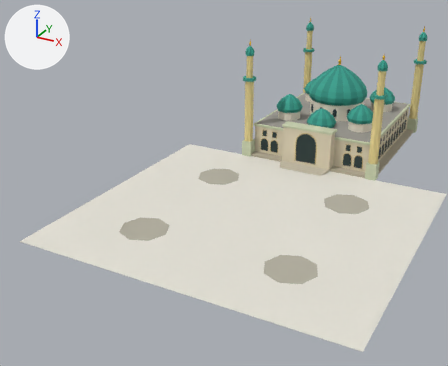
One commit to the glTF model public/models/landmark/an-nur-lod0.glb: the scene before it, then after it.
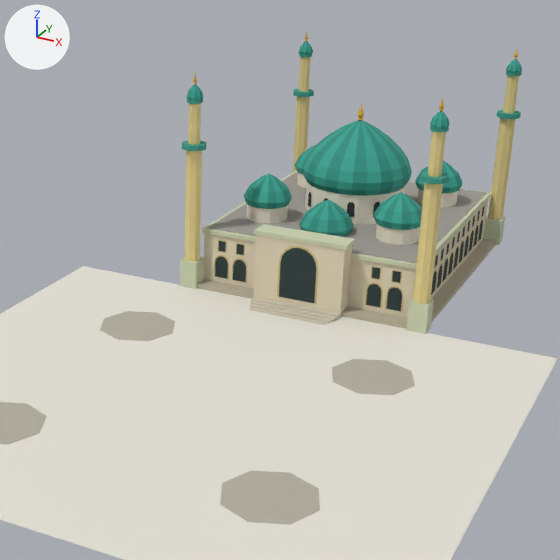
Old and new are each drawn whole from a camera (50 mm lens) standing at (91.0, -276.0, 103.0) and looking at (-19.0, -76.0, 3.0) and again close up on the part from 32% to 100% of the width and 0% to 83% of the height. Arrows for +X, +Y and +Z are at upper left; the lights stay in place. The first two pictures are the older version. Vertices at exactly the same position are counted once.

The scene before the commit, as lines of its bpy script (objects in view):
```python
me_annur_lod0 = bpy.data.meshes.new('AnNur_LOD0')
me_annur_lod0.from_pydata(...)  # 2543 vertices, 3024 faces; spans x -60.0..60.0, y -146.0..38.0, z 0.0..53.0
me_annur_lod0.materials.append(mat_annur_warna)
ob_annur_lod0 = bpy.data.objects.new('AnNur_LOD0', me_annur_lod0)
ob_annur_lod0.location = (0.0, 0.0, 0.0)
```
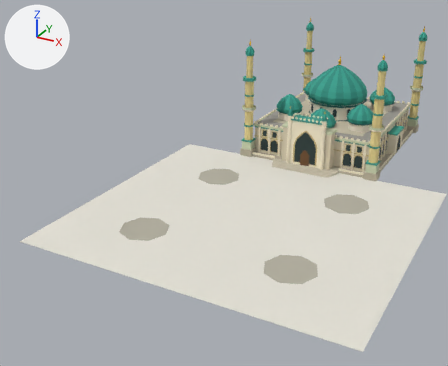
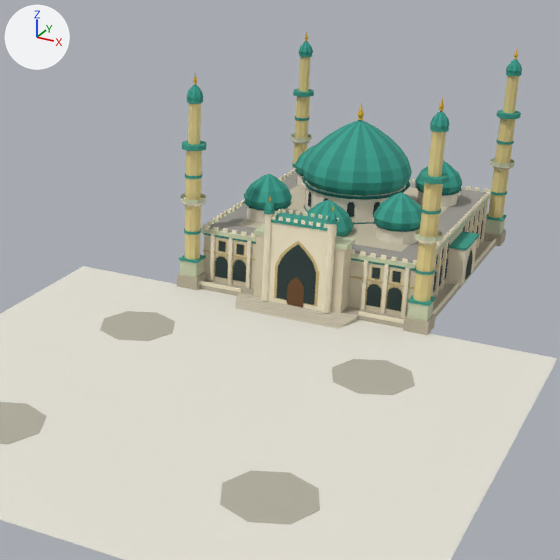
Commit message: feat(landmark): model Masjid An-Nur dibentuk ulang mengikuti gambar rujukan Flow + pohon kota lebih lebat

Where the change shows, as pixel boxes [x1, y1, x2, y2] in the close-ups (560 x 560 px; the box of a moved part takes in the faces that stretch with it):
part 1 of me_annur_lod0, moved or reshaped: before [251, 297, 342, 320]; after [237, 292, 358, 322]
part 2 of me_annur_lod0, moved or reshaped: before [250, 300, 336, 322]; after [236, 296, 353, 324]
part 3 of me_annur_lod0, moved or reshaped: before [250, 304, 332, 323]; after [236, 299, 350, 325]
part 4 of me_annur_lod0, moved or reshaped: before [249, 307, 327, 325]; after [236, 301, 347, 326]
part 5 of me_annur_lod0, added: after [262, 214, 273, 301]
part 6 of me_annur_lod0, added: after [322, 224, 336, 313]
part 7 of me_annur_lod0, added: after [465, 251, 472, 280]
part 8 of me_annur_lod0, deleted: before [447, 231, 460, 277]
part 9 of me_annur_lod0, built on: before [208, 172, 487, 303]; after [177, 116, 515, 335]
part 10 of me_annur_lod0, recoloured: before [277, 270, 318, 304]; after [277, 274, 316, 305]

The change, as a diff of the scene's bpy script:
```diff
--- a/public/models/landmark/an-nur-lod0.glb.py
+++ b/public/models/landmark/an-nur-lod0.glb.py
@@ me_annur_lod0 @@
 # used by ob_annur_lod0; location = (0.0, 0.0, 0.0)
-me_annur_lod0.from_pydata(...)  # 2543 vertices, 3024 faces; spans x -60.0..60.0, y -146.0..38.0, z 0.0..53.0
+me_annur_lod0.from_pydata(...)  # 4707 vertices, 5817 faces; spans x -60.0..60.0, y -146.0..38.0, z 0.0..53.0
+# me_annur_lod0 part 1: the loose piece of 8 vertices spanning x -11.0..11.0, y -39.0..-36.0, z 0.0..1.0 is scaled about its middle by (1.36, 0.786, 1)
+# me_annur_lod0 part 2: the loose piece of 8 vertices spanning x -10.0..10.0, y -40.0..-38.0, z 0.0..1.0 is scaled about its middle by (1.39, 0.786, 1.11), then moved by (0.0, 1.0, 0.0)
+# me_annur_lod0 part 3: the loose piece of 8 vertices spanning x -10.0..10.0, y -42.0..-39.0, z 0.0..1.0 is scaled about its middle by (1.42, 0.786, 1.33), then moved by (0.0, 1.0, 0.0)
+# me_annur_lod0 part 4: the loose piece of 8 vertices spanning x -10.0..10.0, y -43.0..-40.0, z 0.0 is scaled about its middle by (1.45, 0.786, 2), then moved by (0.0, 1.0, 0.0)
+# me_annur_lod0 part 5: the loose piece of 16 vertices spanning x -31.0..-27.0, y -37.0..-33.0, z 7.0..35.0 is copied, and the copy is scaled about its middle by (0.5, 0.5, 0.779), then moved by (21.0, -3.0, -9.0); it spans x -9.0..-7.0, y -39.0..-37.0, z 1.0..23.0
+# me_annur_lod0 part 6: the loose piece of 16 vertices spanning x 27.0..31.0, y -37.0..-33.0, z 7.0..35.0 is copied, and the copy is scaled about its middle by (0.5, 0.5, 0.779), then moved by (-21.0, -3.0, -9.0); it spans x 7.0..9.0, y -39.0..-37.0, z 1.0..23.0
+# me_annur_lod0 part 7: the loose piece of 11 vertices spanning x -4.0..4.0, y -38.0, z 2.0..16.0 is copied, and the copy is turned 90 degrees about the z axis through its middle and scaled by 0.539, then moved by (31.0, 38.0, -4.0); it spans x 31.0, y -3.0..3.0, z 2.0..9.0
+# me_annur_lod0 part 8: 14 loose pieces with 80 vertices, spanning x -27.0..27.0, y -5.0..4.0, z 2.0..12.0, are deleted
+# me_annur_lod0 part 9: 27 vertices moved within x -27.0..27.0, y -38.0..32.0, z 2.0..16.0; 23 vertices removed from x -27.0..27.0, y -38.0..5.0, z 2.0..16.0; 2141 vertices added at x -32.0..32.0, y -44.0..38.0, z 0.0..32.0
+# me_annur_lod0 part 10: 1 kept faces spanning x -5.0..5.0, y -38.0, z 2.0..10.0 get new vertex colours; the middle colour goes from yellow #c9b57a to dark cyan #2a3b3a
+# other edits to the shape of me_annur_lod0 do not show in these pictures
 me_annur_lod0.materials.append(mat_annur_warna)
```
